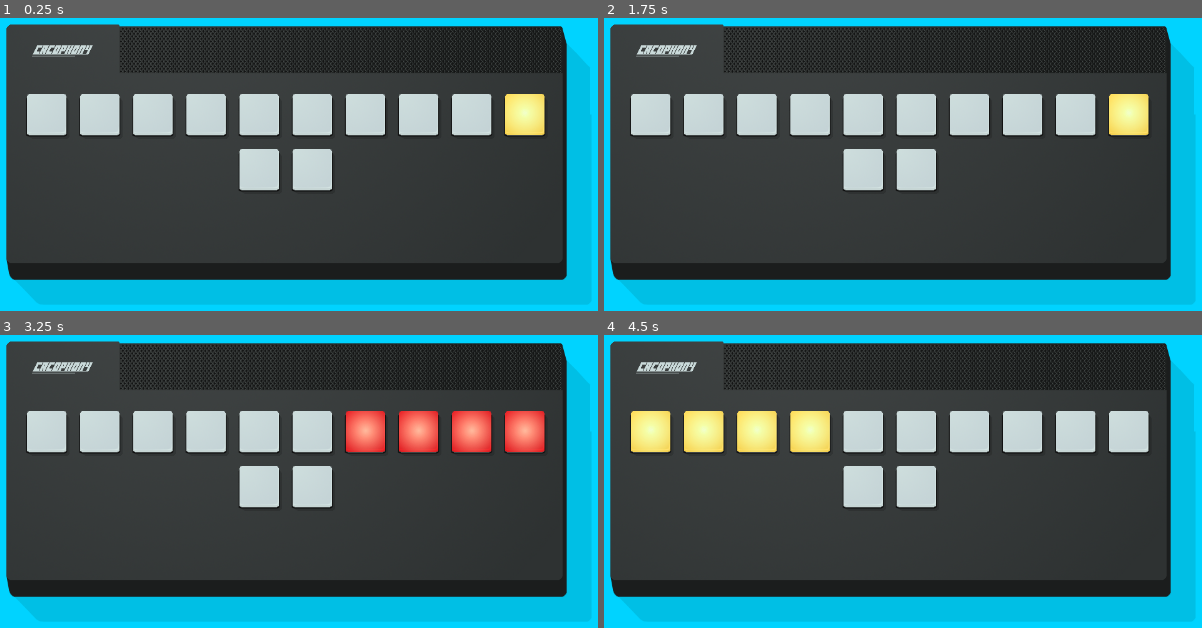
Above: before the commit, frames 1-4 (two rows, left to right).
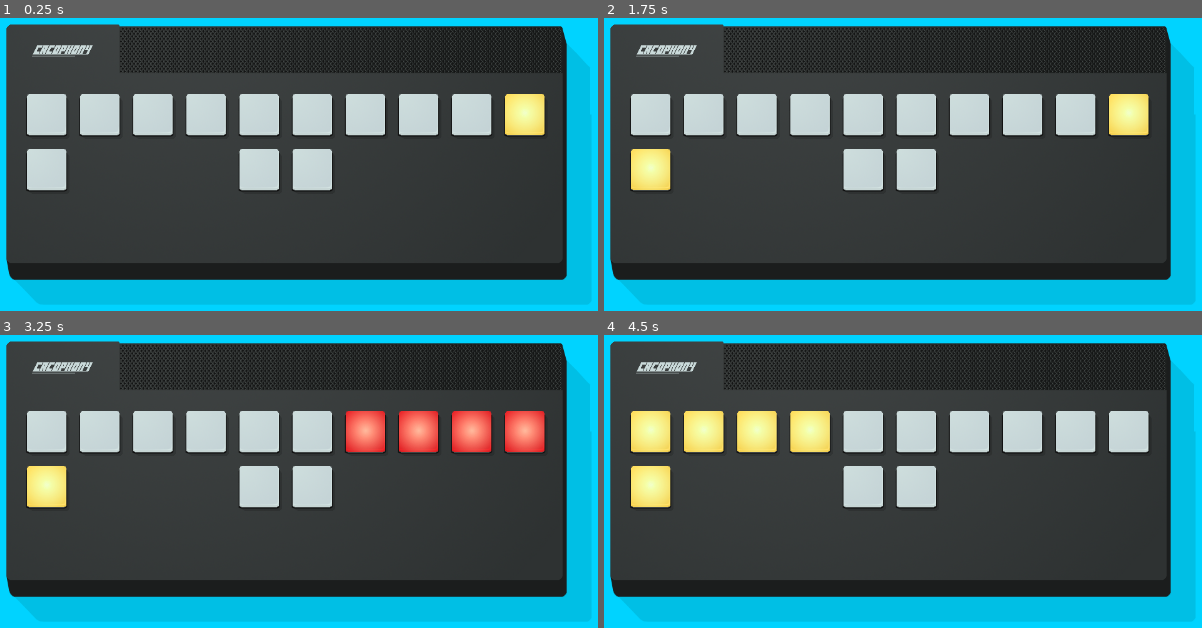
Above: after the commit, the same moments.

Repository: winterbeak/cacophony-t35x
Game: Godot game, scene res://Main.tscn
Same seed, same stepped clock (60 frames per second), same inputs: the game is played once before the commit and once after it.
Inputs:
- Up to frame 1 (0.25 s): no input
- Up to frame 2 (1.75 s): tap Enter at 0.5 s; tap Space at 1.25 s
- Up to frame 3 (3.25 s): tap Enter at 2 s; tap Space at 2.75 s
- Up to frame 4 (4.5 s): tap Enter at 4.25 s

The runs differ from the first frame. In frame 1, 1.0% of the frame differs, in the area x 4-12%, y 44-60%; in frame 2, 1.0%; in frame 3, 1.0%; in frame 4, 1.0%.

Commit message:
Add major scale component

Diff:
--- a/Analog Cacophony/scenes/Grid.gd
+++ b/Analog Cacophony/scenes/Grid.gd
@@ -5,12 +5,16 @@
 func _ready():
 	$ChordComponent.position.x = Constants.LIGHT_DISTANCE_HORIZ * 4
 	$SequenceComponent.position.x = Constants.LIGHT_DISTANCE_HORIZ * 6
+	$ScaleComponent.position.y = Constants.LIGHT_DISTANCE_VERT
 
 func _process(delta):
 	if timer % 600 == 0:
 		$SequenceComponent.activate(3)
+	elif timer % 600 == 100:
+		$ScaleComponent.activate($ScaleComponent.note_time * 5)
 	elif timer % 600 == 200:
 		$QueryComponent.activate(3)
 	elif timer % 600 == 400:
 		$ChordComponent.activate(3)
+
 	timer += 1
--- a/Analog Cacophony/scenes/Grid.tscn
+++ b/Analog Cacophony/scenes/Grid.tscn
@@ -1,9 +1,10 @@
-[gd_scene load_steps=5 format=2]
+[gd_scene load_steps=6 format=2]
 
 [ext_resource path="res://scenes/components/SequenceComponent.tscn" type="PackedScene" id=1]
 [ext_resource path="res://scenes/Grid.gd" type="Script" id=2]
 [ext_resource path="res://scenes/components/QueryComponent.tscn" type="PackedScene" id=3]
 [ext_resource path="res://scenes/components/ChordComponent.tscn" type="PackedScene" id=4]
+[ext_resource path="res://scenes/components/ScaleComponent.tscn" type="PackedScene" id=5]
 
 [node name="Grid" type="Node2D"]
 script = ExtResource( 2 )
@@ -13,3 +14,5 @@
 [node name="SequenceComponent" parent="." instance=ExtResource( 1 )]
 
 [node name="ChordComponent" parent="." instance=ExtResource( 4 )]
+
+[node name="ScaleComponent" parent="." instance=ExtResource( 5 )]
--- /dev/null
+++ b/Analog Cacophony/scenes/components/ScaleComponent.tscn
@@ -0,0 +1,15 @@
+[gd_scene load_steps=4 format=2]
+
+[ext_resource path="res://scripts/components/ScaleComponent.gd" type="Script" id=1]
+[ext_resource path="res://scenes/components/BaseComponent.tscn" type="PackedScene" id=2]
+[ext_resource path="res://scenes/Light.tscn" type="PackedScene" id=3]
+
+[node name="ScaleComponent" instance=ExtResource( 2 )]
+script = ExtResource( 1 )
+
+[node name="NoteTimer" type="Timer" parent="." index="1"]
+
+[node name="Light" parent="." index="2" instance=ExtResource( 3 )]
+key = "a"
+
+[connection signal="timeout" from="NoteTimer" to="." method="_on_NoteTimer_timeout"]
--- /dev/null
+++ b/Analog Cacophony/scripts/components/ScaleComponent.gd
@@ -0,0 +1,31 @@
+extends "res://scripts/components/BaseComponent.gd"
+
+# When you activate this component, make sure that the amount of time
+# given to it is at least 4 * note_time, preferably 5 * note_time
+
+var current_note: int = 0
+const FINAL_NOTE: int = 3  # Final note played without player input
+export var note_time: float = 1.0
+onready var note_timer: Timer = $NoteTimer
+
+func _ready() -> void:
+	lights = [$Light]
+
+func start() -> void:
+	current_note = 0
+	lights[0].turn_on()
+	note_timer.start(note_time)
+
+func on_key_press(key: String) -> void:
+	if key == lights[0].key:
+		note_timer.stop()
+		lights[0].turn_off()
+		if current_note == FINAL_NOTE:
+			deactivate()
+		else:
+			fail()
+
+func _on_NoteTimer_timeout():
+	current_note += 1
+	if current_note == FINAL_NOTE:
+		note_timer.stop()
